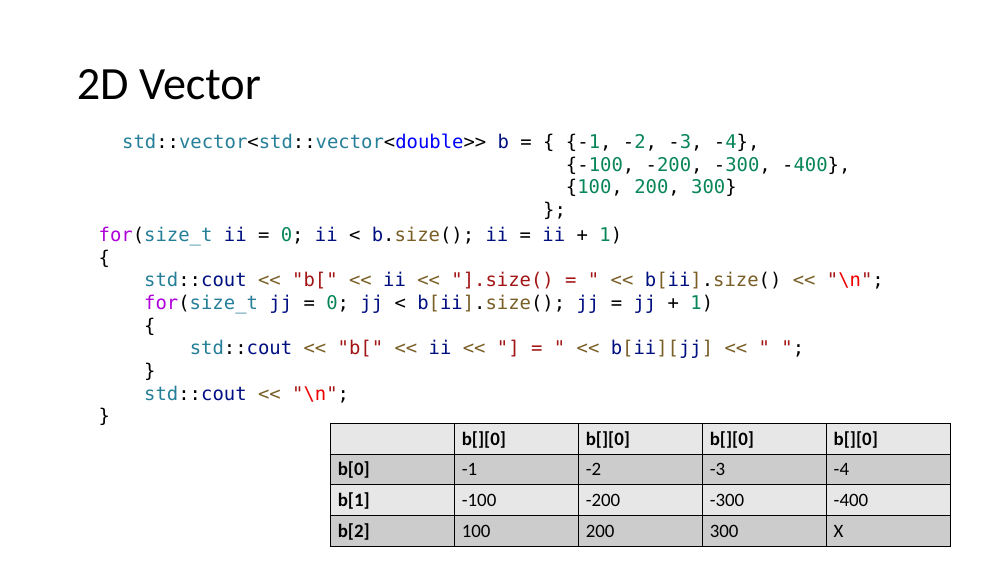
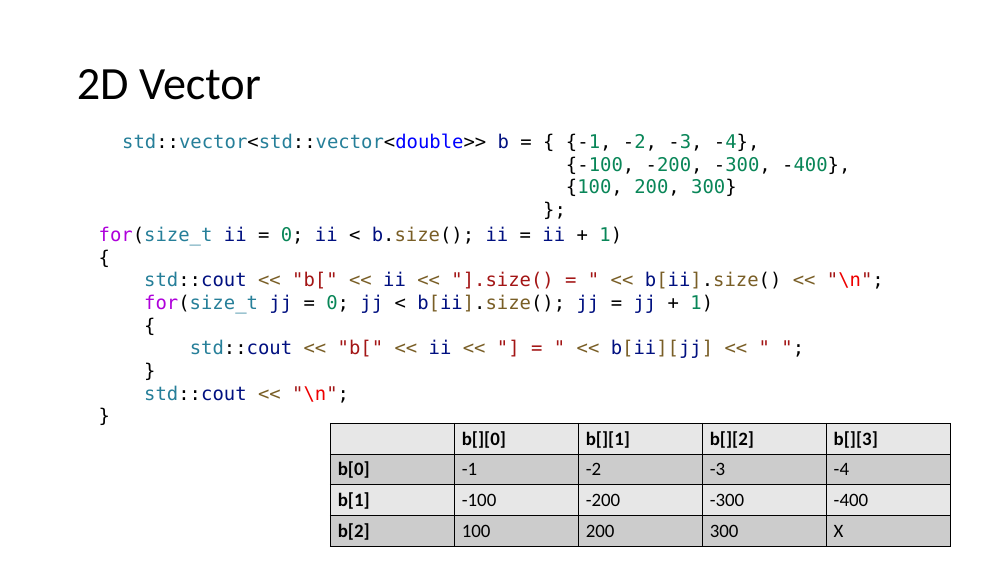
Before and after one commit to CNOCycle/cpp_tutorial, a slide deck: slide 17 of 07-vector_string/00-vector_string.pptx. Drawn at 1008x567 pixels with LibreOffice and Linux fonts; fonts in the diff are those of the drawing. Boxes give left, top, right and bottom in pixels: in the first picture for what was removed or moved away, otherwise in the second. Text is boxed around its words. In the diff, an @@ line names an element or a change of style, - is before the commit and + after.

```diff
--- a/07-vector_string/00-vector_string.pptx
+++ b/07-vector_string/00-vector_string.pptx
@@ table at (330,423,951,546) @@
-row 1:  | b[][0] | b[][0] | b[][0] | b[][0]
+row 1:  | b[][0] | b[][1] | b[][2] | b[][3]
```
Also in this commit, not shown: 1 other slide changed, 5 other files.
